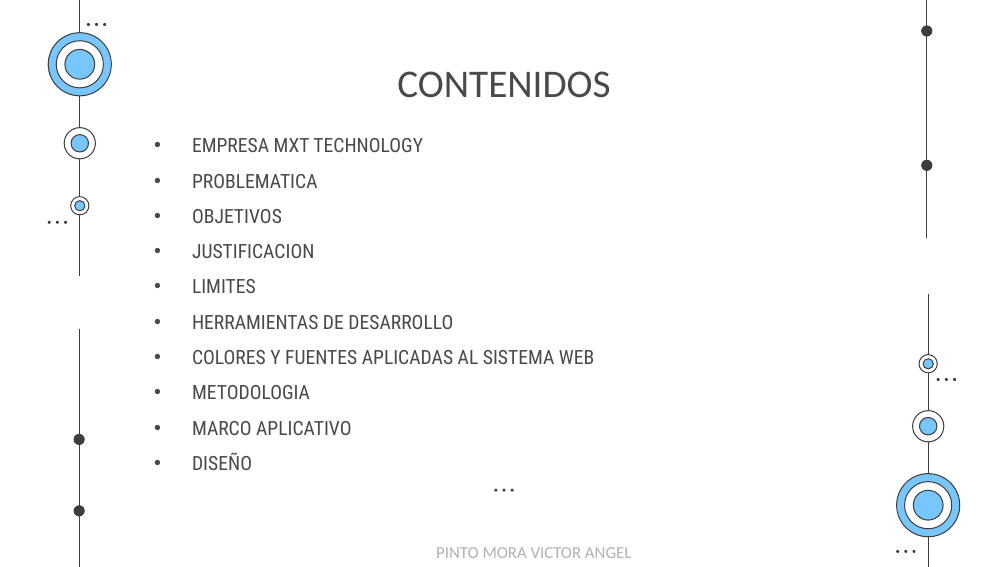
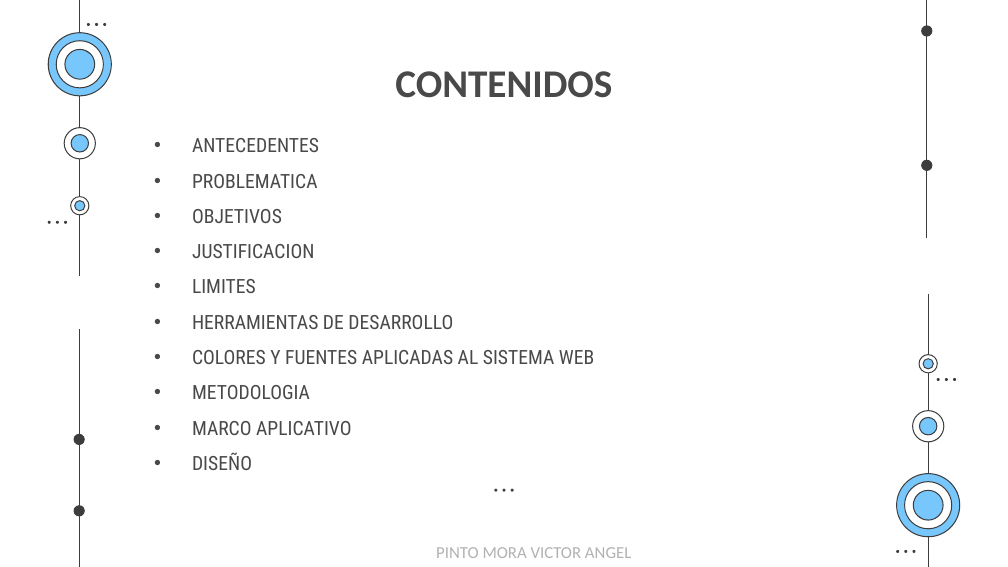
Before and after one commit to EgCooper/Mxt-Technology, a slide deck: slide 2 of Documentacion/Mxt-Technology Presentacion.pptx. Drawn at 1008x567 pixels with LibreOffice and Linux fonts; fonts in the diff are those of the drawing. Boxes give left, top, right and bottom in pixels: in the first picture for what was removed or moved away, otherwise in the second. Text is boxed around its words. In the diff, an @@ line names an element or a change of style, - is before the commit and + after.

Commit message:
Mxt-Technology

```diff
--- a/Documentacion/Mxt-Technology Presentacion.pptx
+++ b/Documentacion/Mxt-Technology Presentacion.pptx
@@ title "CONTENIDOS" at [395, 71, 612, 98]: bold on @@
@@ subtitle at [192, 138, 319, 152]: text changed @@
-• EMPRESA MXT TECHNOLOGY
+• ANTECEDENTES
```
Also in this commit, not shown: 43 other slides changed, 1 slide added, 12 slides removed, 1 other file.
